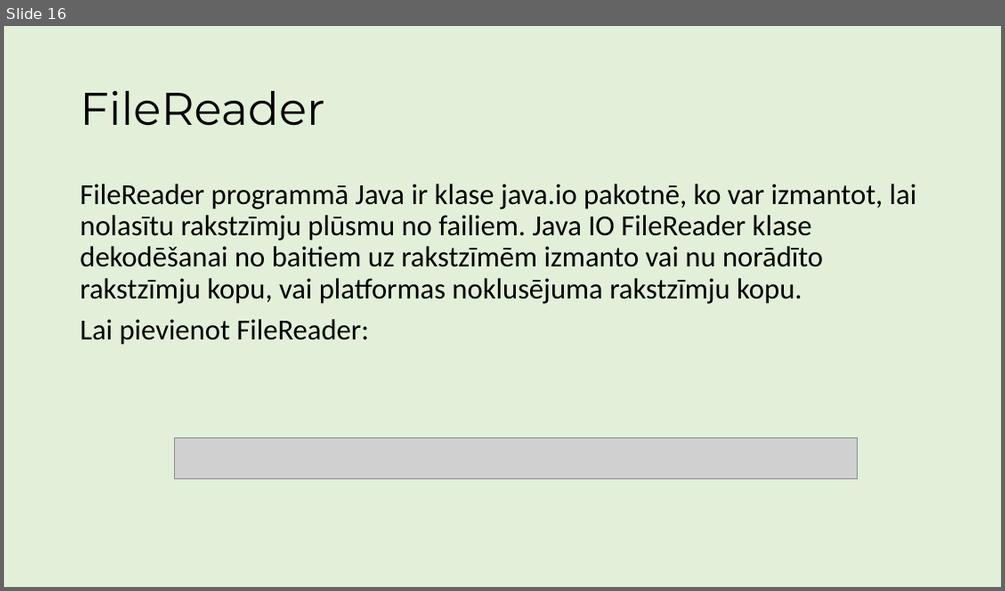
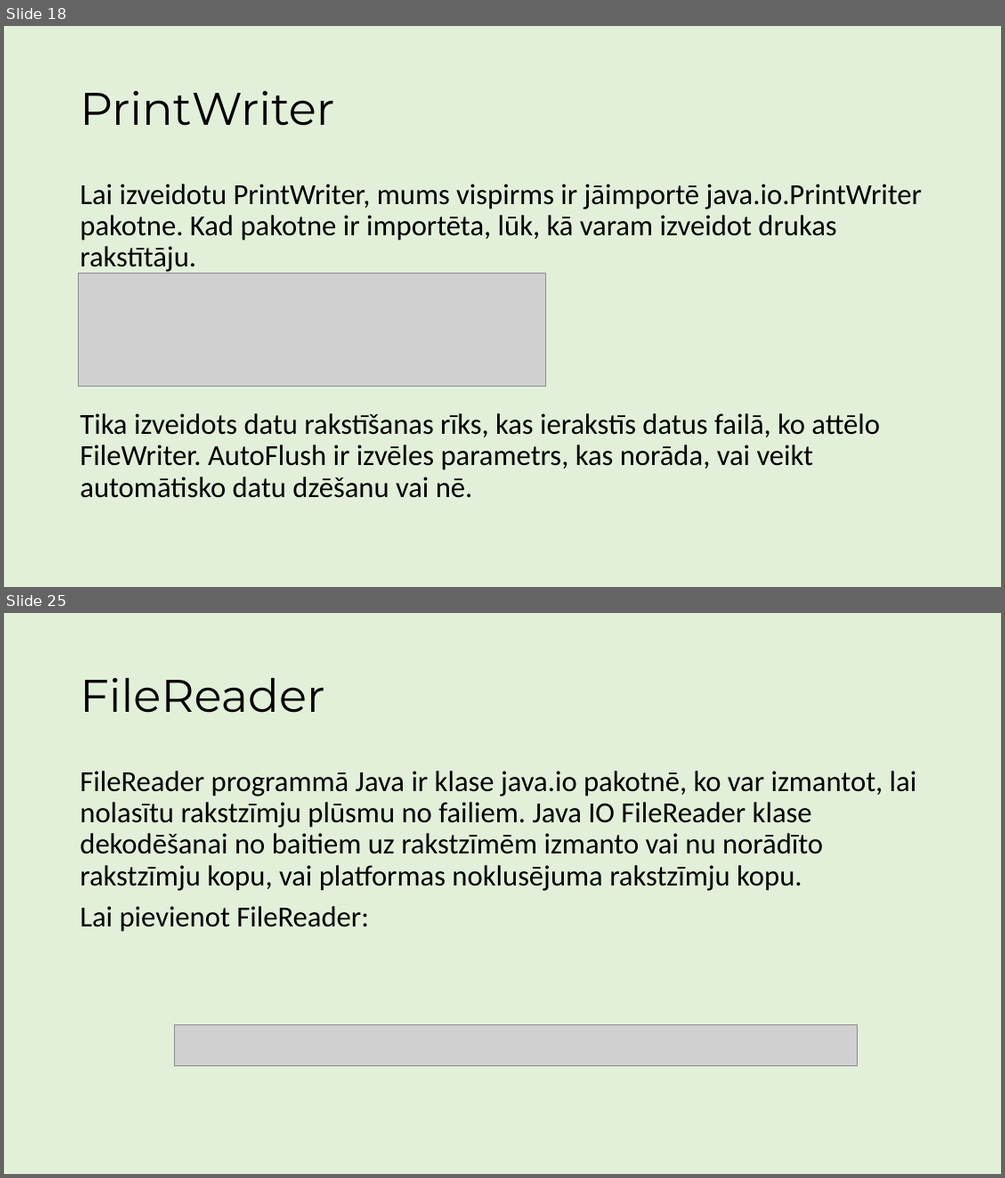
Before and after one commit to ricciss/TekstaDatnes, a slide deck: MacibuMaterials.pptx. Shown one above the other, each under a label of ours: slide 16 before the commit, slides 18 and 25 after it; the slides between them are not shown. The pictures are 1005x591 and 1005x1178 pixels, drawn with LibreOffice and Linux fonts; fonts in the diff are those of the drawing; grey boxes stand for pictures. Boxes give left, top, right and bottom in pixels: in the first picture for what was removed or moved away, otherwise in the second. Text is boxed around its words. In the diff, an @@ line names an element or a change of style, - is before the commit and + after.

Commit message:
Pievienota informācija par PrintWriter

```diff
--- a/MacibuMaterials.pptx
+++ b/MacibuMaterials.pptx
@@ slide 18 added at (4,26,1001,587), background #E2F0D9 @@
@@ title added at (80,91,334,126), 44 pt, text #000000 @@
+PrintWriter
@@ text added at (80,184,922,498), 28 pt, text #000000 @@
+Lai izveidotu PrintWriter, mums vispirms ir jāimportē java.io.PrintWriter pakotne. Kad pakotne ir importēta, lūk, kā varam izveidot drukas rakstītāju.
+Tika izveidots datu rakstīšanas rīks, kas ierakstīs datus failā, ko attēlo FileWriter. AutoFlush ir izvēles parametrs, kas norāda, vai veikt automātisko datu dzēšanu vai nē.
@@ picture added at (79,273,545,386) @@
@@ what was slide 16 is now slide 25 @@
```
Also in this commit, not shown: 3 slides changed, 8 other slides added, 1 other file.
